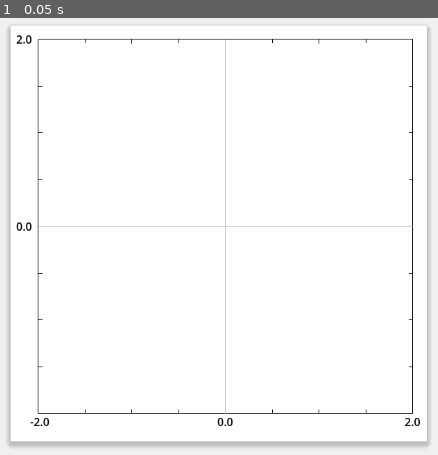
Above: before the commit, frame 1.
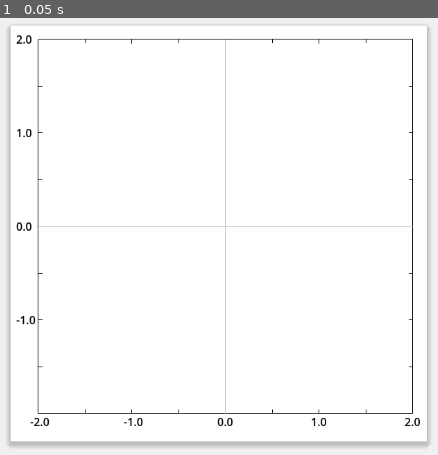
Above: after the commit, the same moment.

Repository: vivisuke/VisualFCL
Game: Godot game, scene res://fc1layer_scene.tscn
The game is run twice, just before and just after one commit, with the same random seed, the same clock (stepped at 60 frames per second) and the same inputs.
Inputs:
- Up to frame 1 (0.05 s): no input

The runs differ from the first frame. In frame 1, 0.1% of the frame differs, in the area x 3-75%, y 25-94%.

Commit message:
0007 ◎ C 06/13 06/13 0.001│ToDo│1/4 部分にも座標値描画

Diff:
--- a/VisualFCL/scripts/GraphRect.gd
+++ b/VisualFCL/scripts/GraphRect.gd
@@ -50,9 +50,13 @@
 func _ready():
 	# 目盛り値ラベル設置
 	add_axis_scale(Vector2(ORG_X-BTM_OFST, BTM), "0.0")
+	axis_labels.push_back(add_axis_scale(Vector2(ORG_X+GRAPH_WD/4-BTM_OFST, BTM), "%.1f" % (maxv/2)))
 	axis_labels.push_back(add_axis_scale(Vector2(RT-BTM_OFST, BTM), "%.1f" % maxv))
-	axis_labels.push_back(add_axis_scale(Vector2(LT-BTM_OFST, BTM), "%.1f" % -maxv))
+	axis_labels.push_back(add_axis_scale(Vector2(ORG_X-GRAPH_WD/4-BTM_OFST, BTM), "-%.1f" % (maxv/2)))
+	axis_labels.push_back(add_axis_scale(Vector2(LT-BTM_OFST, BTM), "-%.1f" % maxv))
 	add_axis_scale(Vector2(LLT, ORG_Y-LT_OFST), "0.0")
+	axis_labels.push_back(add_axis_scale(Vector2(LLT, ORG_Y-GRAPH_HT/4-LT_OFST), "%.1f" % (maxv/2)))
+	axis_labels.push_back(add_axis_scale(Vector2(LLT, ORG_Y+GRAPH_HT/4-LT_OFST), "-%.1f" % (maxv/2)))
 	axis_labels.push_back(add_axis_scale(Vector2(LLT, TOP-LT_OFST), "%.1f" % maxv))
 	#
 	pass
@@ -92,8 +96,12 @@
 		draw_line(Vector2(ORG_X+d, BTM), Vector2(ORG_X+d, BTM-SCALE_WD), Color.BLACK)
 		draw_line(Vector2(ORG_X+d, TOP), Vector2(ORG_X+d, TOP+SCALE_WD), Color.BLACK)
 	#
-	axis_labels[0].text = "%.1f" % maxv
-	axis_labels[1].text = "-%.1f" % maxv
-	axis_labels[2].text = "%.1f" % maxv
+	axis_labels[0].text = "%.1f" % (maxv/2)
+	axis_labels[1].text = "%.1f" % maxv
+	axis_labels[2].text = "-%.1f" % (maxv/2)
+	axis_labels[3].text = "-%.1f" % maxv
+	axis_labels[4].text = "%.1f" % (maxv/2)
+	axis_labels[5].text = "-%.1f" % (maxv/2)
+	axis_labels[6].text = "%.1f" % maxv
 	#
 	pass
Not shown, changed: VisualFCL.spr
